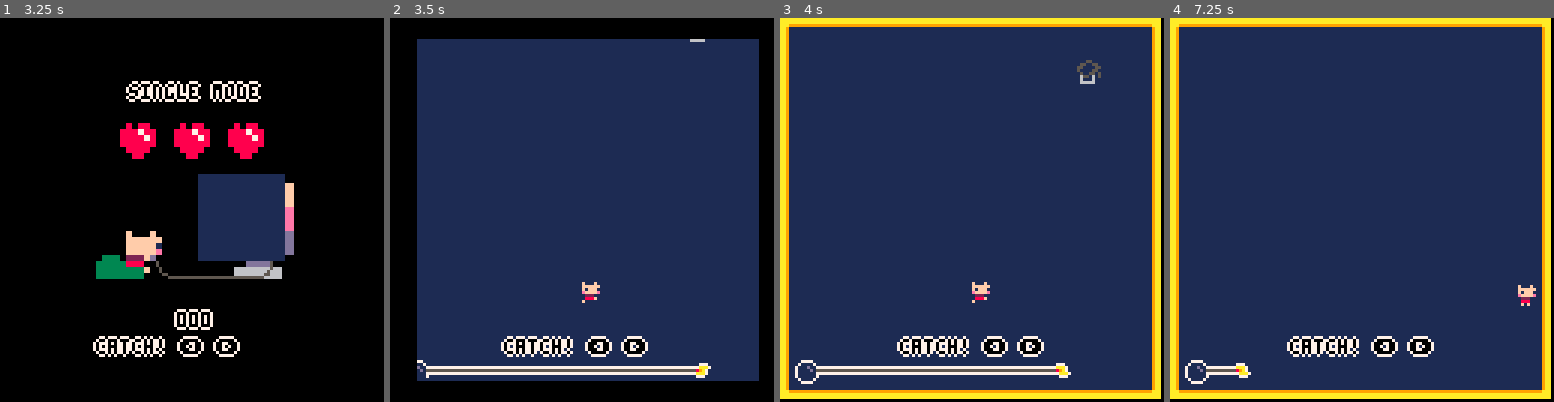
Above: before the commit, frames 1-4 (left to right).
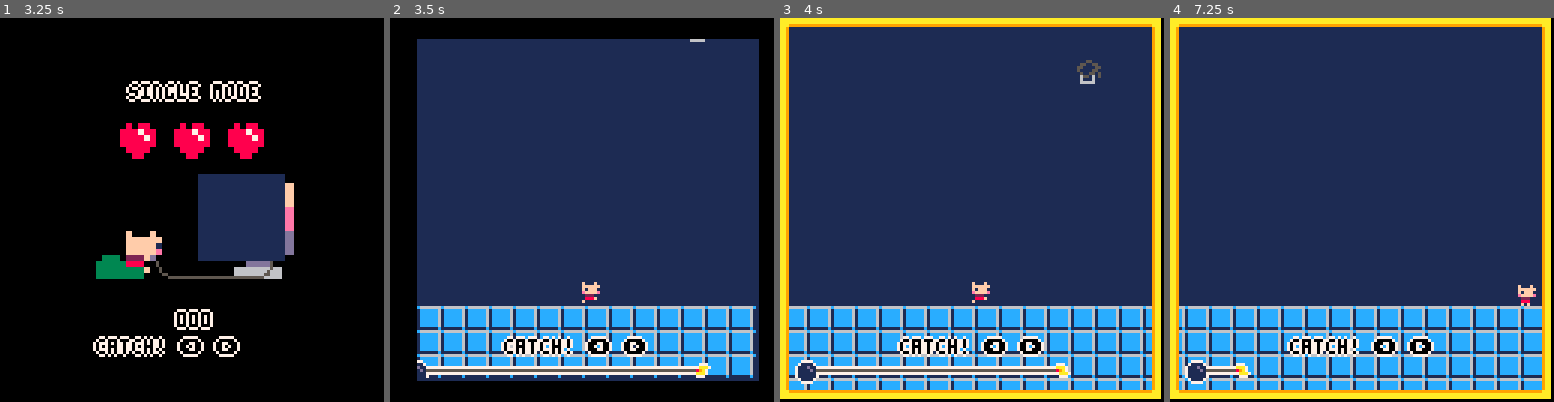
Above: after the commit, the same moments.

Repository: Kirais/PhDWare
Game: PICO-8 cartridge catch_phd_hat.p8
The game is run twice, just before and just after one commit, with the same random seed, the same clock (stepped at 60 frames per second) and the same inputs.
Inputs:
- Up to frame 1 (3.25 s): tap O (Z key) at 0.7, 1.7, 2.1, 2.5, 2.9 s; hold Right 1.6-2.1 s; hold Right 2.47-3.03 s; hold Left from 3.08 s (still down)
- Up to frame 2 (3.5 s): keep holding Left; tap O (Z key) at 3.3 s
- Up to frame 3 (4 s): release Left at 3.58 s; tap O (Z key) at 3.7 s
- Up to frame 4 (7.25 s): hold Right 4.02-4.68 s; tap O (Z key) every 0.4 s from 4.1 to 6.9 s; hold Left 5.08-5.68 s; hold Right 6.08-6.58 s; hold Right 6.63-7.13 s

Frame 1 is identical in both runs. In frame 2, 10% of the frame differs, in the area x 7-96%, y 75-94%; in frame 3, 14%; in frame 4, 15%, in the area x 2-97%, y 75-97%.

Commit message:
Add floor

Diff:
--- a/catch_phd_hat.p8
+++ b/catch_phd_hat.p8
@@ -160,6 +160,16 @@
 
 function _draw()
  cls(1)
+
+ -- map
+ local mx=mt%8 -- spr size
+
+ for x=0,16 do
+  for y=1,4 do
+   -- draw bottom
+   spr(0, x*8-mx, 128-y*8)
+  end
+ end
 
  --hat
  spr(7,hx,hy)
